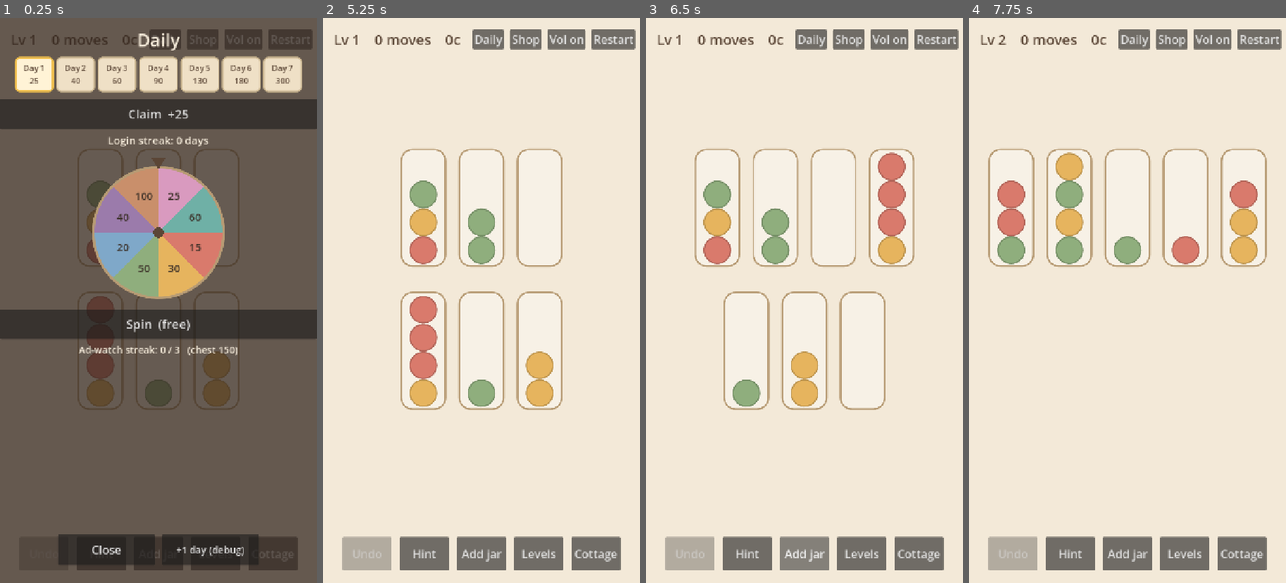
Above: before the commit, frames 1-4 (left to right).
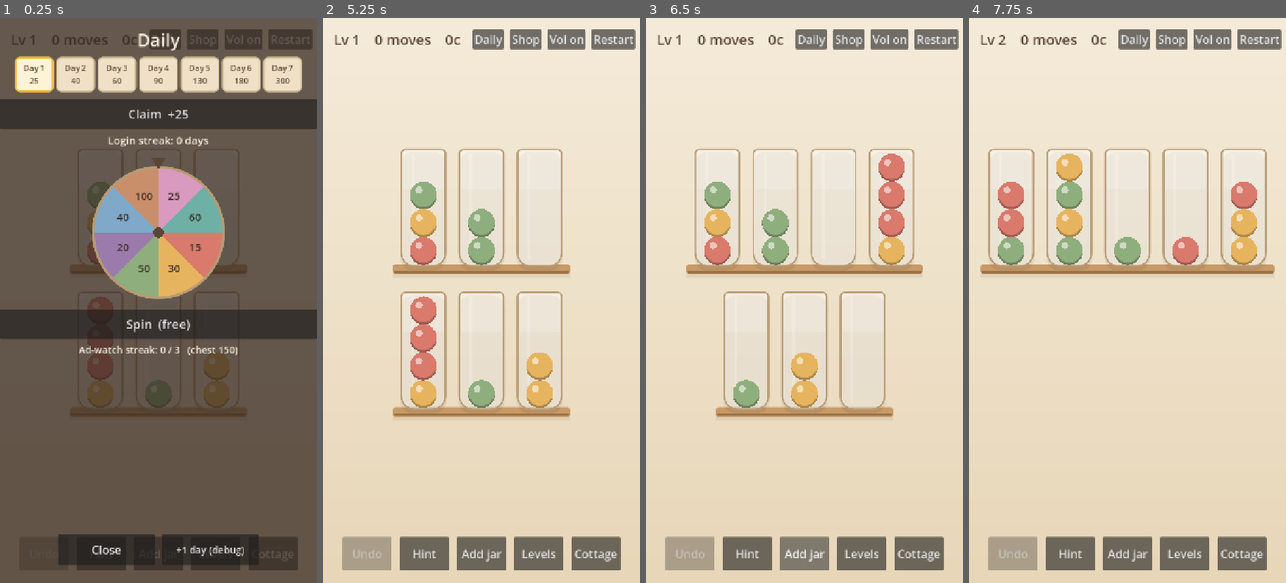
Above: after the commit, the same moments.

Repository: seantomaslynch-cell/cottage-sort
Game: Godot game, scene res://game/main.tscn
Two runs of this game, one before a commit and one after it. Both use one fixed random seed, a clock stepped at 60 frames per second and the inputs below.
Inputs:
- Up to frame 1 (0.25 s): no input
- Up to frame 2 (5.25 s): click "Restart" at 0.5 s; click "Restart" at 1.25 s; click "Restart" at 2 s; click "Daily" at 2.75 s; click "Shop" at 3.5 s; click "Vol on" at 4.25 s; click "Hint" at 5 s
- Up to frame 3 (6.5 s): click "Add jar" at 5.75 s
- Up to frame 4 (7.75 s): click "Levels" at 6.5 s; click "2" at 7.25 s

The runs differ from the first frame. In frame 1, 3.1% of the frame differs, in the area x 22-78%, y 23-71%; in frame 2, 25%; in frame 3, 26%, in the area x 0-100%, y 23-100%; in frame 4, 24%.

Commit message:
Cottage Sort: M7 first art pass
- palette.gd: one colour source for the whole game.
- ui_theme.gd: runtime Theme (rounded honey buttons with hover/pressed/
  disabled, soft cards) applied to the Window -> no more grey Godot buttons.
- board.gd: glass jars (rounded belly, rim, sheen, drop shadow), glossy
  beads (shade + highlight), wooden shelves under each row, page gradient,
  selected-jar glow, win confetti.
- cottage_view.gd: sky gradient, sun, clouds, drop shadows, picket fence.
- new themed icon.svg.

Real bitmap art / custom font / music still to come (needs assets).

Co-Authored-By: Claude Sonnet 5 <noreply@anthropic.com>

Diff:
--- a/game/board.gd
+++ b/game/board.gd
@@ -12,18 +12,10 @@
 
 const CAP := 4
 const MAX_EXTRA_JARS := 3
-const COLORS: Array[Color] = [
-	Color("d97a6c"), # berry
-	Color("e6b45e"), # honey
-	Color("8fae7d"), # sage
-	Color("9b7bab"), # plum
-	Color("7fa8c9"), # sky
-	Color("c98f6b"), # clay
-	Color("d99abf"), # rose
-	Color("6fb0a6"), # teal
-]
+const COLORS := Palette.BEADS
 
 const VIEW_W := 720.0
+const VIEW_H := 1280.0
 const JAR_W := 104.0
 const JAR_H := 268.0
 const ITEM_R := 30.0
@@ -48,6 +40,8 @@
 var _recv_count := 0
 var _pops: PackedFloat32Array = PackedFloat32Array()
 var _rings: Array = []            # [{pos, t, dur}]
+var _confetti: Array = []         # [{pos, vel, rot, spin, color, life}]
+var _rows: Array = []             # [{y, x0, x1}] per shelf row, for drawing planks
 var _hint_from := -1
 var _hint_to := -1
 var _hint_time := 0.0
@@ -69,6 +63,7 @@
 	_history.clear()
 	_flying.clear()
 	_rings.clear()
+	_confetti.clear()
 	_recv_jar = -1
 	_recv_count = 0
 	_pops = PackedFloat32Array()
@@ -233,6 +228,15 @@
 		_hint_time = maxf(0.0, _hint_time - delta)
 		redraw = true
 
+	if not _confetti.is_empty():
+		for c in _confetti:
+			c["vel"] = (c["vel"] as Vector2) + Vector2(0, 640.0 * delta)
+			c["pos"] = (c["pos"] as Vector2) + (c["vel"] as Vector2) * delta
+			c["rot"] = c["rot"] + c["spin"] * delta
+			c["life"] = c["life"] - delta
+		_confetti = _confetti.filter(func(c): return c["life"] > 0.0 and c["pos"].y < VIEW_H + 40.0)
+		redraw = true
+
 	if redraw:
 		queue_redraw()
 
@@ -253,11 +257,25 @@
 			var r: Rect2 = _rects[i]
 			_rings.append({"pos": r.position + r.size * 0.5, "t": -0.05 * i, "dur": 0.6})
 		i += 1
+	_confetti.clear()
+	var rng := RandomNumberGenerator.new()
+	for _p in 46:
+		var ang := rng.randf_range(-2.7, -0.5)
+		var spd := rng.randf_range(280.0, 620.0)
+		_confetti.append({
+			"pos": Vector2(rng.randf_range(140.0, VIEW_W - 140.0), rng.randf_range(140.0, 320.0)),
+			"vel": Vector2(cos(ang), sin(ang)) * spd,
+			"rot": rng.randf_range(0.0, TAU),
+			"spin": rng.randf_range(-9.0, 9.0),
+			"color": COLORS[rng.randi_range(0, COLORS.size() - 1)],
+			"life": rng.randf_range(1.1, 1.9),
+		})
 
 # --- geometry -------------------------------------------------------------
 
 func _layout() -> void:
 	_rects.clear()
+	_rows.clear()
 	var n := jars.size()
 	var rows := int(ceil(n / 5.0))
 	var per_row := int(ceil(float(n) / rows)) if rows > 0 else n
@@ -267,6 +285,7 @@
 		var count := mini(per_row, n - i)
 		var row_w := count * JAR_W + (count - 1) * GAP_X
 		var x := (VIEW_W - row_w) * 0.5
+		_rows.append({"y": y + JAR_H, "x0": x - 18.0, "x1": x + row_w + 18.0})
 		for k in count:
 			_rects.append(Rect2(x, y, JAR_W, JAR_H))
 			x += JAR_W + GAP_X
@@ -310,6 +329,9 @@
 # --- drawing ------------------------------------------------------------
 
 func _draw() -> void:
+	_draw_background()
+	for row in _rows:
+		_draw_shelf(row)
 	for i in jars.size():
 		_draw_jar(i)
 	_draw_hint()
@@ -324,7 +346,31 @@
 			continue
 		var e2: float = r["t"] / r["dur"]
 		var rad := lerpf(18.0, 92.0, e2)
-		draw_arc(r["pos"], rad, 0.0, TAU, 40, Color(0.95, 0.78, 0.35, (1.0 - e2) * 0.5), 4.0, true)
+		draw_arc(r["pos"], rad, 0.0, TAU, 40, Palette.ACCENT * Color(1, 1, 1, (1.0 - e2) * 0.5), 4.0, true)
+	for c in _confetti:
+		_draw_confetti(c)
+
+func _draw_background() -> void:
+	var bands := 20
+	for b in bands:
+		var t := float(b) / float(bands - 1)
+		var y := VIEW_H * float(b) / bands
+		draw_rect(Rect2(0, y, VIEW_W, VIEW_H / bands + 1.0), Palette.BG.lerp(Palette.BG_DEEP, t))
+
+func _draw_shelf(row: Dictionary) -> void:
+	var y: float = row["y"] - 6.0
+	var x0: float = row["x0"]
+	var x1: float = row["x1"]
+	draw_rect(Rect2(x0, y + 20.0, x1 - x0, 10.0), Color(0, 0, 0, 0.06))
+	_round_rect(Rect2(x0, y, x1 - x0, 22.0), Palette.SHELF, Palette.SHELF_DARK, 0, 7)
+	draw_rect(Rect2(x0 + 3.0, y + 15.0, x1 - x0 - 6.0, 5.0), Palette.SHELF_DARK)
+
+func _draw_confetti(c: Dictionary) -> void:
+	var life: float = c["life"]
+	var a := clampf(life, 0.0, 1.0)
+	draw_set_transform(c["pos"], c["rot"], Vector2.ONE)
+	draw_rect(Rect2(-7, -4, 14, 8), (c["color"] as Color) * Color(1, 1, 1, a), true)
+	draw_set_transform(Vector2.ZERO, 0.0, Vector2.ONE)
 
 func _draw_hint() -> void:
 	if _hint_time <= 0.0:
@@ -334,8 +380,13 @@
 	var fade := clampf(_hint_time / HINT_TIME, 0.0, 1.0)
 	var pulse := 0.45 + 0.55 * (0.5 + 0.5 * sin(Time.get_ticks_msec() / 130.0))
 	var a := fade * pulse
-	_round_rect(_rects[_hint_from].grow(6.0), Color(0, 0, 0, 0), Color(0.42, 0.66, 0.90, a), 5, 30)
-	_round_rect(_rects[_hint_to].grow(6.0), Color(0, 0, 0, 0), Color(0.42, 0.80, 0.48, a), 5, 30)
+	_glow(_rects[_hint_from], Color(0.42, 0.66, 0.90), a)
+	_glow(_rects[_hint_to], Color(0.42, 0.80, 0.48), a)
+
+func _glow(rect: Rect2, col: Color, a: float) -> void:
+	for k in 3:
+		var g := 4.0 + k * 5.0
+		_round_rect(rect.grow(g), Color(0, 0, 0, 0), col * Color(1, 1, 1, a * (0.5 - k * 0.14)), 4, 28)
 
 func _draw_jar(i: int) -> void:
 	var r: Rect2 = _rects[i]
@@ -343,14 +394,32 @@
 	var sc := 1.0 + 0.14 * _pop_curve(pv)
 	var rr := _scaled(r, sc)
 	var center := rr.position + rr.size * 0.5
-
-	_round_rect(rr, Color(1, 1, 1, 0.35), Color("b79b74"), 4, 26)
+	var lifted := (i == selected and not _busy)
+
+	if lifted:
+		_glow(rr, Palette.ACCENT, 0.9)
+
+	# soft ground shadow
+	_round_rect(Rect2(rr.position + Vector2(0, 8), rr.size), Color(0, 0, 0, 0.06), Color(0, 0, 0, 0), 0, 28)
+
+	# glass body: small top corners, rounded belly
+	var glass := StyleBoxFlat.new()
+	glass.bg_color = Palette.GLASS
+	glass.border_color = Palette.GLASS_RIM
+	glass.set_border_width_all(4)
+	glass.corner_radius_top_left = 10
+	glass.corner_radius_top_right = 10
+	glass.corner_radius_bottom_left = 30
+	glass.corner_radius_bottom_right = 30
+	draw_style_box(glass, rr)
+	# top sheen + a vertical light streak
+	draw_rect(Rect2(rr.position + Vector2(6, 5), Vector2(rr.size.x - 12, rr.size.y * 0.32)), Palette.GLASS_TOP)
+	draw_rect(Rect2(rr.position + Vector2(rr.size.x * 0.24, 10), Vector2(6, rr.size.y - 26)), Color(1, 1, 1, 0.18))
 
 	var jar: Array = jars[i]
 	var shown := jar.size()
 	if i == _recv_jar:
 		shown -= _recv_count
-	var lifted := (i == selected and not _busy)
 	var run := _top_run_len(jar) if lifted else 0
 
 	for s in jar.size():
@@ -362,12 +431,12 @@
 		var p := center + (base - center) * sc
 		_draw_item(p, COLORS[jar[s]], sc)
 
-	if lifted:
-		_round_rect(rr.grow(4.0), Color(0, 0, 0, 0), Color("f2c14e"), 4, 28)
-
 func _draw_item(p: Vector2, col: Color, sc: float) -> void:
-	draw_circle(p, ITEM_R * sc, col)
-	draw_arc(p, ITEM_R * sc, 0.0, TAU, 32, col.darkened(0.18), 3.0, true)
+	var rad := ITEM_R * sc
+	draw_circle(p + Vector2(0, rad * 0.12), rad, col.darkened(0.28))
+	draw_circle(p, rad, col)
+	draw_arc(p, rad * 0.98, 0.15 * PI, 0.85 * PI, 20, col.darkened(0.22), 3.0, true)
+	draw_circle(p + Vector2(-rad * 0.32, -rad * 0.34), rad * 0.26, Color(1, 1, 1, 0.55))
 
 func _round_rect(rect: Rect2, fill: Color, border: Color, border_w: int, radius: int) -> void:
 	var sb := StyleBoxFlat.new()
--- a/game/cottage_view.gd
+++ b/game/cottage_view.gd
@@ -22,7 +22,22 @@
 	var ground_y := h * 0.84
 	var restored := economy.restored_fraction() if economy != null else 0.0
 
+	# sky gradient (greyer when run-down, bluer as restored)
+	var sky_top := Color("aeb7bd").lerp(Color("bfe0f2"), restored)
+	var sky_bot := Color("d9d2c4").lerp(Color("eaf6fb"), restored)
+	var bands := 14
+	for b in bands:
+		var tt := float(b) / float(bands - 1)
+		draw_rect(Rect2(0, h * float(b) / bands, w, h / bands + 1.0), sky_top.lerp(sky_bot, tt))
+
+	# sun, brighter as the place comes back to life
+	draw_circle(Vector2(w * 0.82, h * 0.16), 30.0, Color("f4d98a").lerp(Color("ffe9a8"), restored))
+	_cloud(w * 0.22, h * 0.14, 1.0)
+	_cloud(w * 0.6, h * 0.24, 0.7)
+
+	# ground
 	draw_rect(Rect2(0, ground_y, w, h - ground_y), Color("8a8577").lerp(Color("7fa663"), restored))
+	draw_rect(Rect2(0, ground_y, w, 4.0), Color(0, 0, 0, 0.08))
 
 	var house_w := minf(w * 0.60, 400.0)
 	var house_h := h * 0.40
@@ -30,10 +45,35 @@
 	var hy := ground_y - house_h
 
 	_draw_garden(hx, house_w, ground_y, h)
+	# house drop shadow
+	draw_rect(Rect2(hx + 8, hy + 10, house_w, house_h), Color(0, 0, 0, 0.07))
 	_draw_walls(hx, hy, house_w, house_h)
 	_draw_roof(hx, hy, house_w, h)
 	_draw_door(hx, hy, house_w, house_h)
 	_draw_window(hx, hy, house_w, house_h)
+	_draw_fence(ground_y, w)
+
+func _cloud(cx: float, cy: float, s: float) -> void:
+	var col := Color(1, 1, 1, 0.75)
+	draw_circle(Vector2(cx, cy), 20.0 * s, col)
+	draw_circle(Vector2(cx + 22.0 * s, cy + 4.0 * s), 16.0 * s, col)
+	draw_circle(Vector2(cx - 20.0 * s, cy + 5.0 * s), 14.0 * s, col)
+
+func _draw_fence(ground_y: float, w: float) -> void:
+	var t := _t("garden")
+	if t < 1:
+		return
+	var col := Color("cdb891").lerp(Color("f1e6cf"), clampf(float(t) / 3.0, 0.0, 1.0))
+	var top := ground_y - 30.0
+	draw_line(Vector2(0, top + 10.0), Vector2(w, top + 10.0), col.darkened(0.1), 4.0)
+	draw_line(Vector2(0, top + 22.0), Vector2(w, top + 22.0), col.darkened(0.1), 4.0)
+	var x := 8.0
+	while x < w:
+		draw_rect(Rect2(x, top, 8.0, 34.0), col)
+		draw_colored_polygon(PackedVector2Array([
+			Vector2(x, top), Vector2(x + 8.0, top), Vector2(x + 4.0, top - 8.0)
+		]), col)
+		x += 30.0
 
 func _draw_walls(hx: float, hy: float, hw: float, hh: float) -> void:
 	var t := _t("walls")
--- a/game/main.gd
+++ b/game/main.gd
@@ -39,7 +39,8 @@
 var _hints_used := 0
 
 func _ready() -> void:
-	RenderingServer.set_default_clear_color(Color("f3e9d8"))
+	RenderingServer.set_default_clear_color(Palette.BG)
+	get_window().theme = UiTheme.build()
 	SaveData.load_now()
 
 	_audio = AudioScene.new()
--- /dev/null
+++ b/game/palette.gd
@@ -0,0 +1,43 @@
+extends RefCounted
+class_name Palette
+## Single source of truth for colour. Everything visual should pull from here so
+## a retheme is one file. Cozy cottage palette: warm creams, honeyed wood, soft
+## berry/sage/sky accents.
+
+const BG          := Color("f4ead8")  # page background
+const BG_DEEP     := Color("e7d6b8")  # bottom of the page gradient
+const INK         := Color("5b4636")  # primary text
+const INK_DARK    := Color("3a2f27")
+const INK_FAINT   := Color("a8977f")
+
+const CARD        := Color("fbf3e2")  # panel / card fill
+const CARD_BORDER := Color("d8c3a0")
+
+const BTN         := Color("efe0c6")
+const BTN_HOVER   := Color("f8eed9")
+const BTN_PRESSED := Color("e2cda8")
+const BTN_DISABLED := Color("e6ddcd")
+const BTN_BORDER  := Color("cdb891")
+
+const ACCENT      := Color("f2c14e")  # gold highlight / stars
+const ACCENT_WARM := Color("b5654a")  # terracotta
+
+const SHELF       := Color("c79a68")  # wood plank the jars sit on
+const SHELF_DARK  := Color("9c7345")
+const GLASS       := Color(1, 1, 1, 0.30)
+const GLASS_TOP   := Color(1, 1, 1, 0.16)
+const GLASS_RIM   := Color("b79b74")
+
+const DIM         := Color(0.20, 0.15, 0.12, 0.74)  # overlay scrim
+
+# Bead / jar-content colours (index-aligned; levels use up to 8).
+const BEADS: Array[Color] = [
+	Color("d97a6c"), # berry
+	Color("e6b45e"), # honey
+	Color("8fae7d"), # sage
+	Color("9b7bab"), # plum
+	Color("7fa8c9"), # sky
+	Color("c98f6b"), # clay
+	Color("d99abf"), # rose
+	Color("6fb0a6"), # teal
+]
--- a/game/spin_wheel.gd
+++ b/game/spin_wheel.gd
@@ -4,10 +4,7 @@
 ## origin; animate_spin() rotates so the chosen segment lands under the pointer
 ## (which the panel draws separately, at the top, not rotating).
 
-const SEG_COLORS := [
-	Color("d97a6c"), Color("e6b45e"), Color("8fae7d"), Color("7fa8c9"),
-	Color("9b7bab"), Color("c98f6b"), Color("d99abf"), Color("6fb0a6"),
-]
+const SEG_COLORS := Palette.BEADS
 
 var radius := 148.0
 var _spinning := false
--- /dev/null
+++ b/game/ui_theme.gd
@@ -0,0 +1,49 @@
+extends RefCounted
+class_name UiTheme
+## Builds the shared Godot Theme at runtime: rounded honey buttons with proper
+## hover / pressed / disabled states, soft cards, warm text. Applied to the
+## Window in main.gd so every Control picks it up.
+
+static func build() -> Theme:
+	var t := Theme.new()
+	t.default_font_size = 26
+
+	var normal := _sb(Palette.BTN, Palette.BTN_BORDER, 3)
+	var hover := _sb(Palette.BTN_HOVER, Palette.ACCENT, 3)
+	var pressed := _sb(Palette.BTN_PRESSED, Palette.ACCENT_WARM, 3)
+	var disabled := _sb(Palette.BTN_DISABLED, Palette.BTN_BORDER, 2)
+	disabled.bg_color.a = 0.7
+
+	t.set_stylebox("normal", "Button", normal)
+	t.set_stylebox("hover", "Button", hover)
+	t.set_stylebox("pressed", "Button", pressed)
+	t.set_stylebox("disabled", "Button", disabled)
+	t.set_stylebox("focus", "Button", _sb(Color(0, 0, 0, 0), Color(0, 0, 0, 0), 0))
+	t.set_color("font_color", "Button", Palette.INK)
+	t.set_color("font_hover_color", "Button", Palette.INK)
+	t.set_color("font_pressed_color", "Button", Palette.INK_DARK)
+	t.set_color("font_disabled_color", "Button", Palette.INK_FAINT)
+	t.set_color("font_focus_color", "Button", Palette.INK)
+
+	var card := _sb(Palette.CARD, Palette.CARD_BORDER, 2, 20)
+	t.set_stylebox("panel", "Panel", card)
+	t.set_stylebox("panel", "PanelContainer", card)
+
+	t.set_color("font_color", "Label", Palette.INK)
+
+	return t
+
+static func _sb(fill: Color, border: Color, border_w: int, radius: int = 16) -> StyleBoxFlat:
+	var s := StyleBoxFlat.new()
+	s.bg_color = fill
+	s.border_color = border
+	s.set_border_width_all(border_w)
+	s.set_corner_radius_all(radius)
+	s.content_margin_left = 18
+	s.content_margin_right = 18
+	s.content_margin_top = 10
+	s.content_margin_bottom = 10
+	s.shadow_color = Color(0, 0, 0, 0.10)
+	s.shadow_size = 3
+	s.shadow_offset = Vector2(0, 2)
+	return s
--- a/icon.svg
+++ b/icon.svg
@@ -1 +1,8 @@
-<svg xmlns="http://www.w3.org/2000/svg" width="128" height="128"><rect width="124" height="124" x="2" y="2" fill="#363d52" stroke="#212532" stroke-width="4" rx="14"/><g fill="#fff" transform="translate(12.322 12.322)scale(.101)"><path d="M105 673v33q407 354 814 0v-33z"/><path fill="#478cbf" d="m105 673 152 14q12 1 15 14l4 67 132 10 8-61q2-11 15-15h162q13 4 15 15l8 61 132-10 4-67q3-13 15-14l152-14V427q30-39 56-81-35-59-83-108-43 20-82 47-40-37-88-64 7-51 8-102-59-28-123-42-26 43-46 89-49-7-98 0-20-46-46-89-64 14-123 42 1 51 8 102-48 27-88 64-39-27-82-47-48 49-83 108 26 42 56 81zm0 33v39c0 276 813 276 814 0v-39l-134 12-5 69q-2 10-14 13l-162 11q-12 0-16-11l-10-65H446l-10 65q-4 11-16 11l-162-11q-12-3-14-13l-5-69z"/><path d="M483 600c0 34 58 34 58 0v-86c0-34-58-34-58 0z"/><circle cx="725" cy="526" r="90"/><circle cx="299" cy="526" r="90"/></g><g fill="#414042" transform="translate(12.322 12.322)scale(.101)"><circle cx="307" cy="532" r="60"/><circle cx="717" cy="532" r="60"/></g></svg>
+<svg width="128" height="128" viewBox="0 0 128 128" xmlns="http://www.w3.org/2000/svg">
+  <rect width="128" height="128" rx="26" fill="#f4ead8"/>
+  <rect x="34" y="26" width="60" height="80" rx="10" fill="#ffffff" fill-opacity="0.55" stroke="#b79b74" stroke-width="4"/>
+  <circle cx="64" cy="88" r="13" fill="#d97a6c"/>
+  <circle cx="64" cy="68" r="13" fill="#e6b45e"/>
+  <circle cx="64" cy="48" r="13" fill="#8fae7d"/>
+  <circle cx="58" cy="42" r="4" fill="#ffffff" fill-opacity="0.6"/>
+</svg>
Not shown, added: game/palette.gd.uid
Not shown, added: game/ui_theme.gd.uid
Not shown, changed: DESIGN.md
Not shown, changed: README.md
